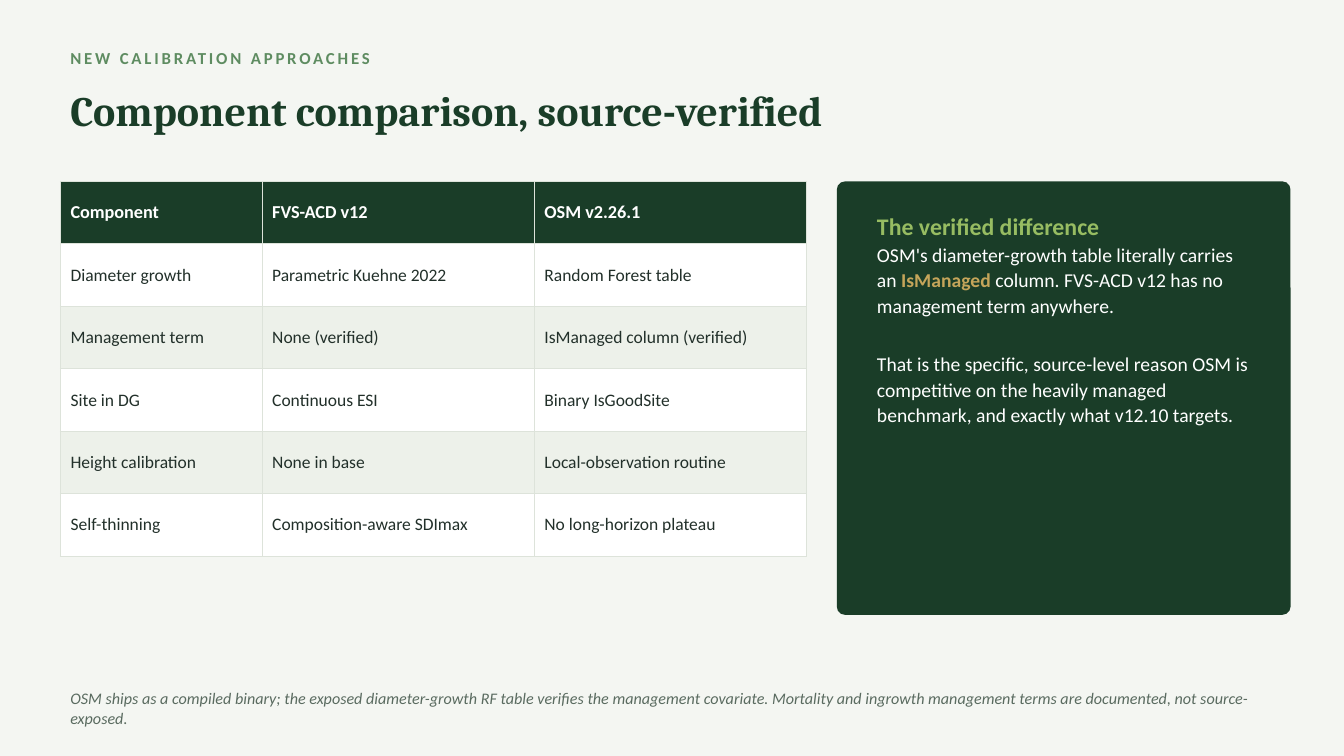
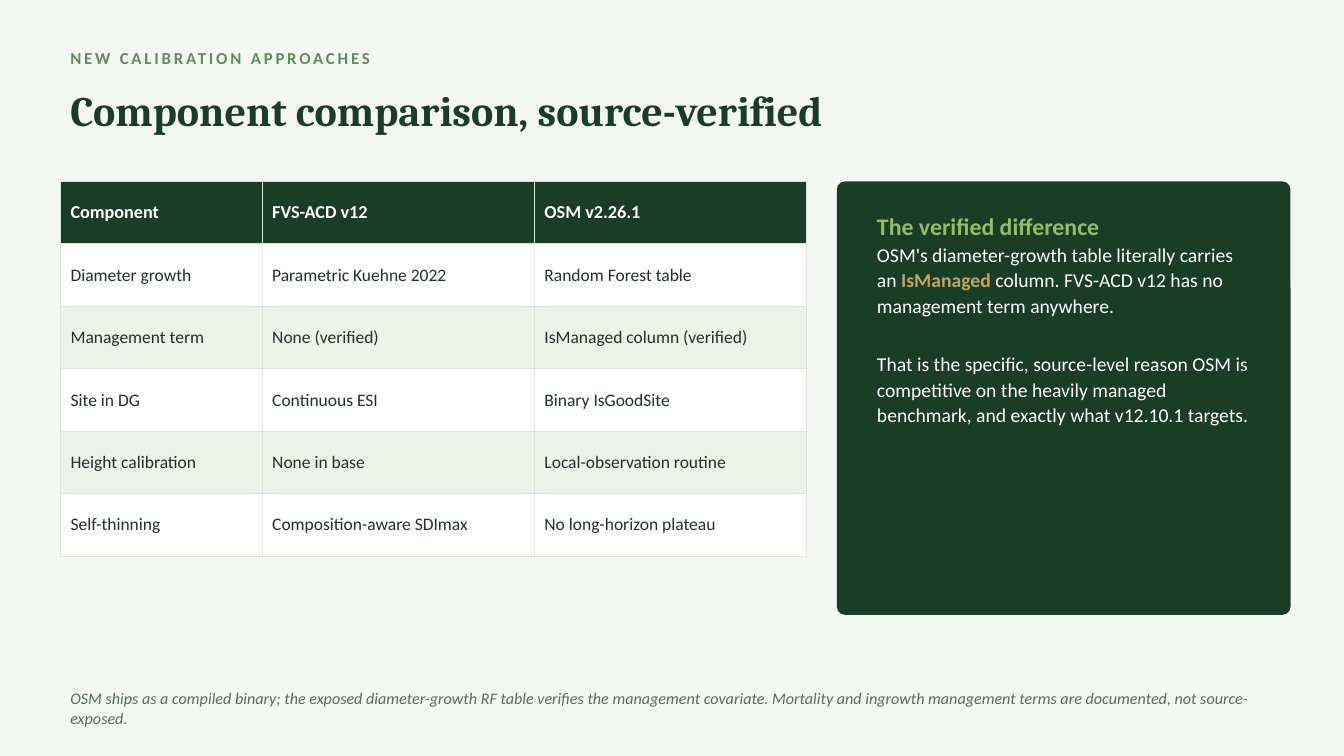
Before and after one commit to holoros/fvs-acd, a slide deck: slide 9 of FVS-ACD_Hennigar_Aug2026.pptx. Drawn at 1344x756 pixels with LibreOffice and Linux fonts; fonts in the diff are those of the drawing. Boxes give left, top, right and bottom in pixels: in the first picture for what was removed or moved away, otherwise in the second. Text is boxed around its words. In the diff, an @@ line names an element or a change of style, - is before the commit and + after.

```diff
--- a/FVS-ACD_Hennigar_Aug2026.pptx
+++ b/FVS-ACD_Hennigar_Aug2026.pptx
@@ text at (877,357,1248,426): text changed @@
-That is the specific, source-level reason OSM is competitive on the heavily managed benchmark, and exactly what v12.10 targets.
+That is the specific, source-level reason OSM is competitive on the heavily managed benchmark, and exactly what v12.10.1 targets.
```
Also in this commit, not shown: 5 other slides changed, 22 other files.
